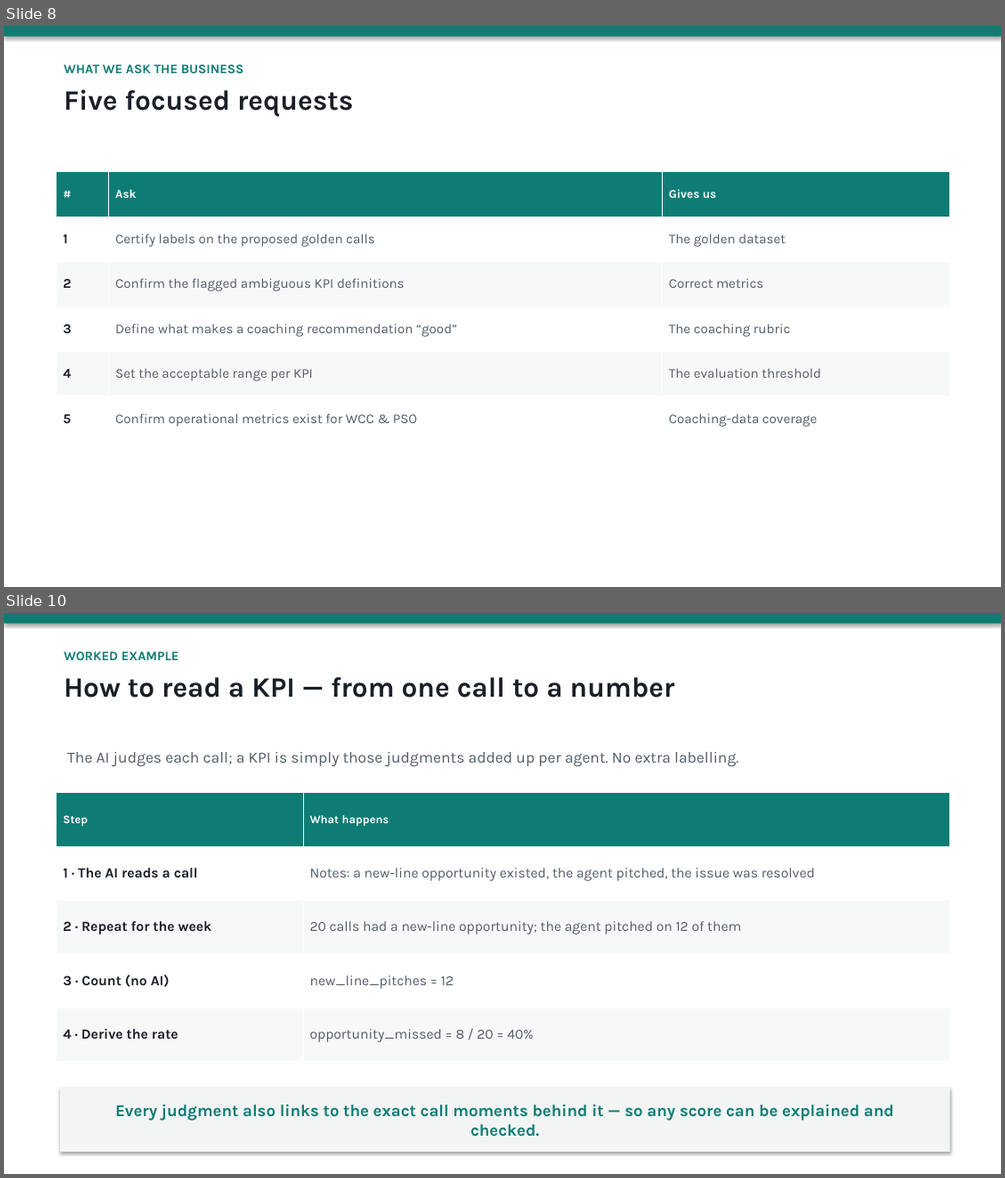
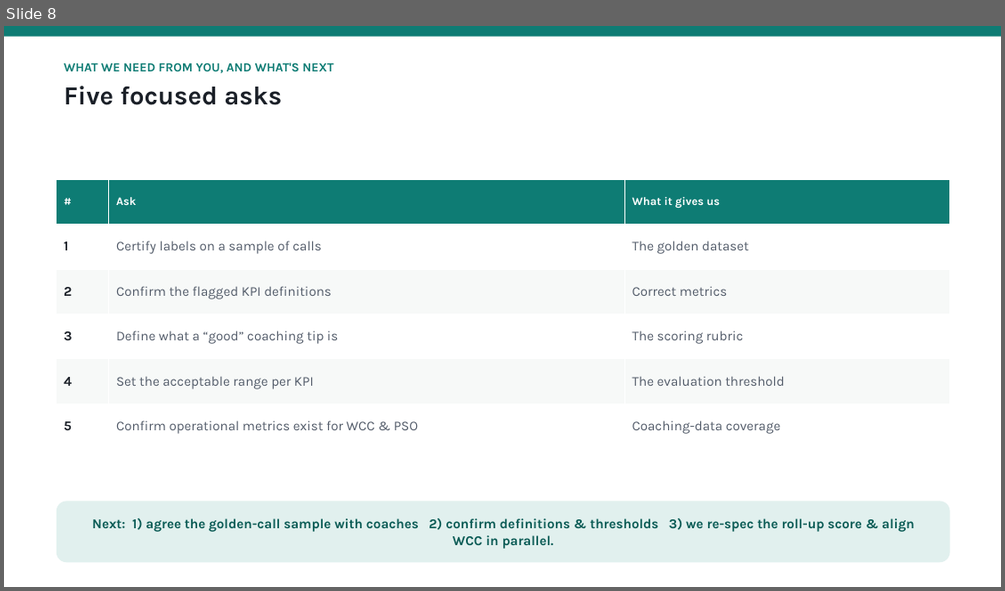
Before and after one commit to shyamanugu/LLMOps, a slide deck: usecases/ai_pipeline 2/docs/APIX_Metrics_Discussion.pptx. Shown one above the other, each under a label of ours: slides 8 and 10 before the commit, slide 8 after it; the slides between them are not shown. The pictures are 1005x1178 and 1005x591 pixels, drawn with LibreOffice and Linux fonts; fonts in the diff are those of the drawing. Boxes give left, top, right and bottom in pixels: in the first picture for what was removed or moved away, otherwise in the second. Text is boxed around its words. In the diff, an @@ line names an element or a change of style, - is before the commit and + after.

```diff
--- a/usecases/ai_pipeline 2/docs/APIX_Metrics_Discussion.pptx
+++ b/usecases/ai_pipeline 2/docs/APIX_Metrics_Discussion.pptx
@@ slide 10 removed at (4, 613, 1001, 1174), background #FFFFFF @@
@@ rectangle removed at (4, 613, 1001, 624) @@
@@ text removed at (64, 651, 675, 698) @@
-WORKED EXAMPLE
-How to read a KPI — from one call to a number
@@ text removed at (67, 752, 738, 767) @@
-The AI judges each call; a KPI is simply those judgments added up per agent. No extra labelling.
@@ table removed at (57, 793, 950, 1062), 5 rows, 2 columns @@
-Step | What happens
-1 · The AI reads a call | Notes: a new-line opportunity existed, the agent pitched, the issue was resolved
-2 · Repeat for the week | 20 calls had a new-line opportunity; the agent pitched on 12 of them
-3 · Count (no AI) | new_line_pitches = 12
-4 · Derive the rate | opportunity_missed = 8 / 20 = 40%
@@ rectangle removed at (60, 1088, 950, 1151) @@
-Every judgment also links to the exact call moments behind it — so any score can be explained and checked.
@@ slide 8 changed as well @@
@@ rectangle at (4, 26, 1001, 37): shadow off @@
@@ text at (64, 62, 333, 105): text changed; size 12.5 to 12 pt @@
-WHAT WE ASK THE BUSINESS
-Five focused requests
+WHAT WE NEED FROM YOU, AND WHAT'S NEXT
+Five focused asks
@@ table at (57, 179, 950, 449) @@
-row 1, column 3: Gives us
+row 1, column 3: What it gives us
-row 2, column 2: Certify labels on the proposed golden calls
+row 2, column 2: Certify labels on a sample of calls
-row 3, column 2: Confirm the flagged ambiguous KPI definitions
+row 3, column 2: Confirm the flagged KPI definitions
-row 4, column 2: Define what makes a coaching recommendation “good”
+row 4, column 2: Define what a “good” coaching tip is
-row 4, column 3: The coaching rubric
+row 4, column 3: The scoring rubric
@@ size 11.5 to 11 pt in "#", "Ask" @@
@@ table: place and size @@
-table at (57, 172, 950, 441)
+table at (57, 179, 950, 449)
@@ rounded rectangle added at (57, 501, 950, 562), fill #E1F0EE, 13 pt, text #0A5B55, bold @@
+Next: 1) agree the golden-call sample with coaches 2) confirm definitions & thresholds 3) we re-spec the roll-up score & align WCC in parallel.
```
Also in this commit, not shown: 3 other slides changed, 4 slides added, 6 other slides removed, 1 other file.
